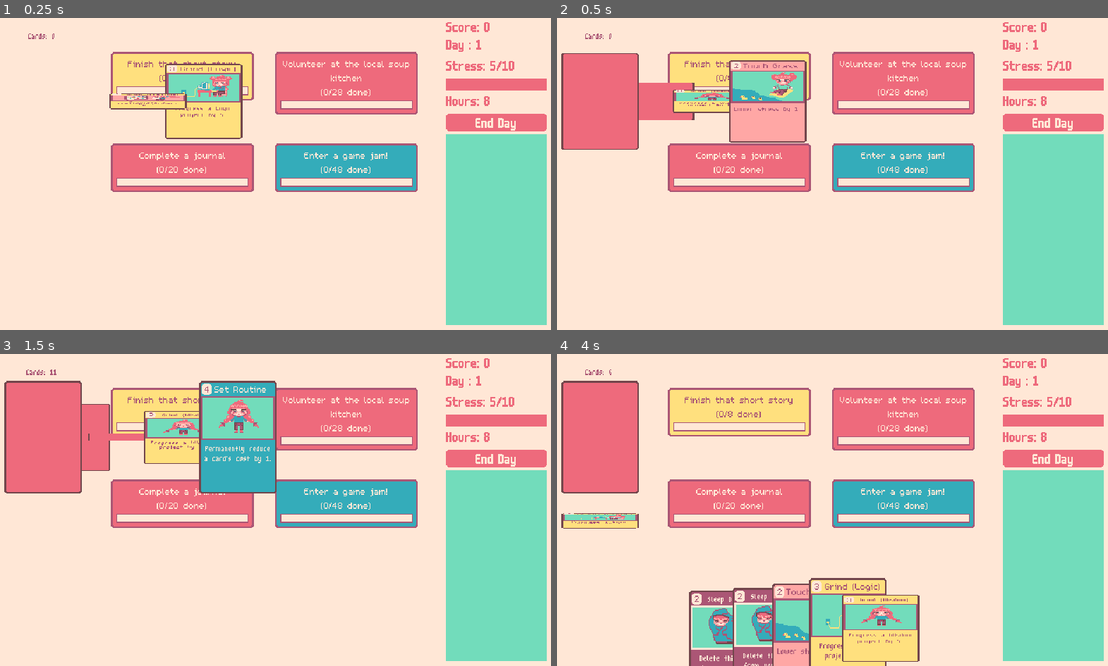
Above: before the commit, frames 1-4 (two rows, left to right).
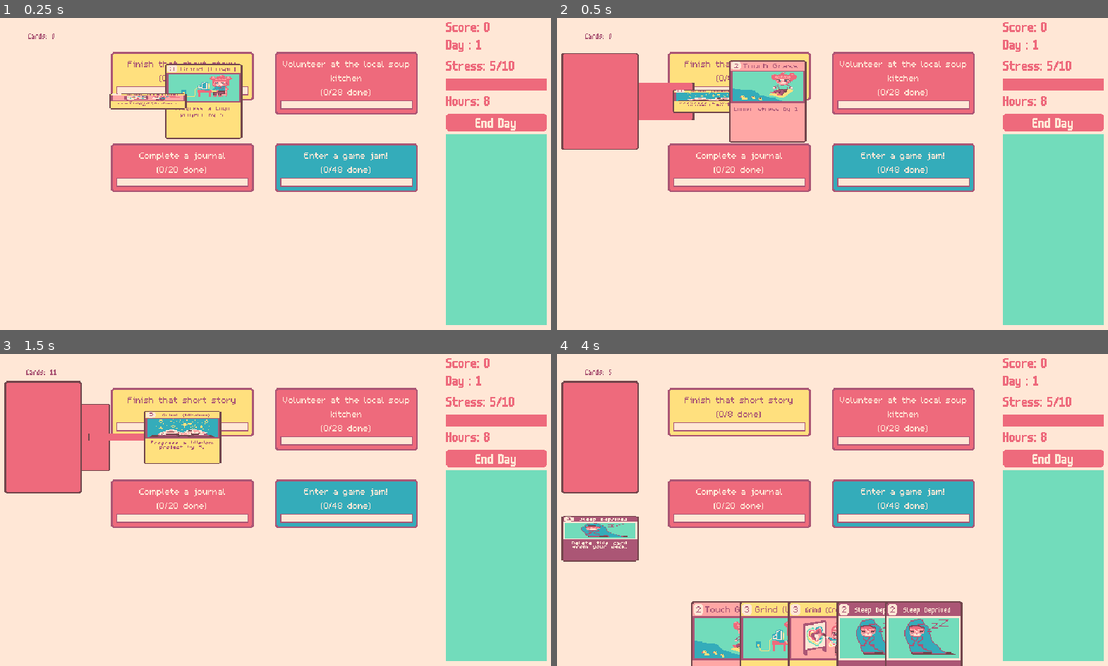
Above: after the commit, the same moments.

Repository: robert-brosh23/DeckbuilderGame
Game: Godot game, scene res://main.tscn
Same seed, same stepped clock (60 frames per second), same inputs: the game is played once before the commit and once after it.
Inputs (mouse positions are in pixels of both pictures, inside the frame that each line leads up to):
- Up to frame 1 (0.25 s): no input
- Up to frame 2 (0.5 s): no input
- Up to frame 3 (1.5 s): click "End Day" at 0.5 s; click "End Day" at 1.25 s
- Up to frame 4 (4 s): click "End Day" at 2 s; move the mouse to (948, 491) at 2.77 s; click (948, 491) at 2.85 s; move the mouse to (711, 522) at 3.52 s; tap E (discard_card_from_deck) at 3.6 s

Frame 1 is identical in both runs. In frame 2, 0.3% of the frame differs, in the area x 21-32%, y 23-27%; in frame 3, 5.5%; in frame 4, 13%, in the area x 0-74%, y 4-100%.

Commit message:
added help arrow

Diff:
--- a/card/card_data/cards/creativity/glass_half_full.tres
+++ b/card/card_data/cards/creativity/glass_half_full.tres
@@ -1,6 +1,6 @@
 [gd_resource type="Resource" script_class="CardData" load_steps=3 format=3 uid="uid://g20vu1qqcxnt"]
 
-[ext_resource type="Texture2D" uid="uid://cd34egmfo5hhk" path="res://sprites/correctbasicgirly.png" id="1_kipny"]
+[ext_resource type="Texture2D" uid="uid://bh38x5cjo3gam" path="res://sprites/glass_full.png" id="1_kipny"]
 [ext_resource type="Script" uid="uid://bevi4n8n1jvud" path="res://card/card_data/card_data.gd" id="1_voprx"]
 
 [resource]
--- a/card/card_data/cards/creativity/grind_wisdom.tres
+++ b/card/card_data/cards/creativity/grind_wisdom.tres
@@ -1,6 +1,6 @@
 [gd_resource type="Resource" script_class="CardData" load_steps=3 format=3 uid="uid://dgnmvt42bjhsg"]
 
-[ext_resource type="Texture2D" uid="uid://cd34egmfo5hhk" path="res://sprites/correctbasicgirly.png" id="1_jm1q0"]
+[ext_resource type="Texture2D" uid="uid://c0rsgemn1gwc1" path="res://sprites/grind_wisdom.png" id="1_jm1q0"]
 [ext_resource type="Script" uid="uid://bevi4n8n1jvud" path="res://card/card_data/card_data.gd" id="1_qdqpt"]
 
 [resource]
--- a/card/card_data/cards/creativity/inspired_wisdom.tres
+++ b/card/card_data/cards/creativity/inspired_wisdom.tres
@@ -1,6 +1,6 @@
 [gd_resource type="Resource" script_class="CardData" load_steps=3 format=3 uid="uid://mkwygcciqnja"]
 
-[ext_resource type="Texture2D" uid="uid://cd34egmfo5hhk" path="res://sprites/correctbasicgirly.png" id="1_68ylt"]
+[ext_resource type="Texture2D" uid="uid://c0rsgemn1gwc1" path="res://sprites/grind_wisdom.png" id="1_68ylt"]
 [ext_resource type="Script" uid="uid://bevi4n8n1jvud" path="res://card/card_data/card_data.gd" id="1_ufydt"]
 
 [resource]
--- a/game_manager/game_manager.tscn
+++ b/game_manager/game_manager.tscn
@@ -7,7 +7,6 @@
 [ext_resource type="Resource" uid="uid://dgnmvt42bjhsg" path="res://card/card_data/cards/creativity/grind_wisdom.tres" id="5_fjsdi"]
 [ext_resource type="Resource" uid="uid://cuyftbvj6fopp" path="res://card/card_data/cards/obstacle/sleep_deprived.tres" id="6_kkxic"]
 [ext_resource type="Resource" uid="uid://bc6kekq6f0g7t" path="res://card/card_data/cards/wisdom/touch_grass.tres" id="7_d3erd"]
-[ext_resource type="Resource" uid="uid://pfd0d6eoesty" path="res://card/card_data/cards/logic/routine.tres" id="8_fjsdi"]
 
 [node name="GameManager" type="Control" groups=["game_manager"]]
 z_index = 2
@@ -17,4 +16,4 @@
 anchor_right = 1.0
 grow_horizontal = 0
 script = ExtResource("1_ong7i")
-card_data_debug = Array[ExtResource("2_q7vcu")]([ExtResource …(211 unchanged characters)… ource("4_r63pj"), ExtResource("5_fjsdi"), ExtResource("8_fjsdi")])
+card_data_debug = Array[ExtResource("2_q7vcu")]([ExtResource …(211 unchanged characters)… ource("4_r63pj"), ExtResource("5_fjsdi")])
--- a/ui/main_ui/main_ui.gd
+++ b/ui/main_ui/main_ui.gd
@@ -7,6 +7,8 @@
 @onready var day_label := $"MarginContainer/VBoxContainer2/HBoxContainer3/Day Label"
 @onready var score_label := $MarginContainer/VBoxContainer2/ScoreLabel
 @export var end_day_button : Button
+@export var animation_player : AnimationPlayer
+@export var big_arrow : TextureRect
 
 var shake_stress_label = false
 
@@ -14,6 +16,9 @@
 	end_day_button.focus_mode = FOCUS_NONE
 	stress_accumulation_bar.max_value = GameManager.MAX_STRESS
 	stress_accumulation_bar.value = 0
+	big_arrow.visible = false
+	animation_player.play("wave_arrow")
+	SignalBus.card_played.connect(_check_cards_playable)
 
 func set_hours_label(hours: int):
 	hours_label.text = "Hours: " + str(hours)
@@ -53,8 +58,15 @@
 func _on_end_day_button_pressed() -> void:
 	if !CardsController.receiving_input():
 		return
+	big_arrow.visible = false
 	GameManager.go_to_next_day()
 
 func _tween_progress_bar(bar: ProgressBar, new_value: float, duration: float = 0.5) -> void:
 	var tween := get_tree().create_tween()
 	await tween.tween_property(bar, "value", new_value, duration).set_trans(Tween.TRANS_LINEAR).finished
+
+func _check_cards_playable(c: Card, project: Project):
+	for card in CardsCollection.cards_in_hand:
+		if card. card.cost <= GameManager.hours:
+			return
+	big_arrow.visible = true
--- a/ui/main_ui/main_ui.tscn
+++ b/ui/main_ui/main_ui.tscn
@@ -1,8 +1,9 @@
-[gd_scene load_steps=9 format=3 uid="uid://bwina4q0qfyxh"]
+[gd_scene load_steps=13 format=3 uid="uid://bwina4q0qfyxh"]
 
 [ext_resource type="Script" uid="uid://cyk53h2et7dc" path="res://ui/main_ui/main_ui.gd" id="1_7miss"]
 [ext_resource type="FontFile" uid="uid://b5jqc46nd8338" path="res://fonts/m6x11.ttf" id="2_3jxcf"]
 [ext_resource type="FontFile" uid="uid://b0rxba54kbo4h" path="res://fonts/m6x11plus.ttf" id="3_3jxcf"]
+[ext_resource type="Texture2D" uid="uid://d38jt2m2wg36" path="res://sprites/big_upwards_arrow.png" id="4_bsycw"]
 
 [sub_resource type="StyleBoxFlat" id="StyleBoxFlat_df82o"]
 bg_color = Color(0.933333, 0.415686, 0.486275, 1)
@@ -36,7 +37,45 @@
 corner_radius_bottom_left = 4
 anti_aliasing = false
 
-[node name="MainUi" type="Control" node_paths=PackedStringArray("end_day_button") groups=["main_ui"]]
+[sub_resource type="Animation" id="Animation_bp13i"]
+resource_name = "wave_arrow"
+length = 2.0
+loop_mode = 1
+tracks/0/type = "value"
+tracks/0/imported = false
+tracks/0/enabled = true
+tracks/0/path = NodePath("MarginContainer/VBoxContainer2/Spacer:custom_minimum_size")
+tracks/0/interp = 2
+tracks/0/loop_wrap = true
+tracks/0/keys = {
+"times": PackedFloat32Array(0, 1, 2),
+"transitions": PackedFloat32Array(1, 1, 1),
+"update": 0,
+"values": [Vector2(0, 0), Vector2(0, 20), Vector2(0, 0)]
+}
+
+[sub_resource type="Animation" id="Animation_c7c5c"]
+length = 0.001
+tracks/0/type = "value"
+tracks/0/imported = false
+tracks/0/enabled = true
+tracks/0/path = NodePath("MarginContainer/VBoxContainer2/Spacer:custom_minimum_size")
+tracks/0/interp = 1
+tracks/0/loop_wrap = true
+tracks/0/keys = {
+"times": PackedFloat32Array(0),
+"transitions": PackedFloat32Array(1),
+"update": 0,
+"values": [Vector2(0, 5)]
+}
+
+[sub_resource type="AnimationLibrary" id="AnimationLibrary_rrkyi"]
+_data = {
+&"RESET": SubResource("Animation_c7c5c"),
+&"wave_arrow": SubResource("Animation_bp13i")
+}
+
+[node name="MainUi" type="Control" node_paths=PackedStringArray("end_day_button", "animation_player", "big_arrow") groups=["main_ui"]]
 layout_mode = 3
 anchors_preset = 15
 anchor_right = 1.0
@@ -46,6 +85,8 @@
 mouse_filter = 2
 script = ExtResource("1_7miss")
 end_day_button = NodePath("MarginContainer/VBoxContainer2/End Day Button")
+animation_player = NodePath("AnimationPlayer")
+big_arrow = NodePath("MarginContainer/VBoxContainer2/HBoxContainer4/Arrow")
 
 [node name="MarginContainer" type="MarginContainer" parent="."]
 layout_mode = 1
@@ -129,4 +170,23 @@
 theme_override_styles/normal = SubResource("StyleBoxFlat_bsycw")
 text = "End Day"
 
+[node name="Spacer" type="ColorRect" parent="MarginContainer/VBoxContainer2"]
+custom_minimum_size = Vector2(0, 5)
+layout_mode = 2
+color = Color(1, 1, 1, 0)
+
+[node name="HBoxContainer4" type="HBoxContainer" parent="MarginContainer/VBoxContainer2"]
+layout_mode = 2
+alignment = 1
+
+[node name="Arrow" type="TextureRect" parent="MarginContainer/VBoxContainer2/HBoxContainer4"]
+layout_mode = 2
+texture = ExtResource("4_bsycw")
+stretch_mode = 2
+
+[node name="AnimationPlayer" type="AnimationPlayer" parent="."]
+libraries = {
+&"": SubResource("AnimationLibrary_rrkyi")
+}
+
 [connection signal="pressed" from="MarginContainer/VBoxContainer2/End Day Button" to="." method="_on_end_day_button_pressed"]
Not shown, changed: export_presets.cfg
Not shown: 1 places in game_manager/game_manager.tscn that only renumber resources
Binary file added: sprites/big_upwards_arrow.png
Not shown, added: sprites/big_upwards_arrow.png.import
Binary file added: sprites/glass_full.png
Not shown, added: sprites/glass_full.png.import
Binary file added: sprites/grind_wisdom.png
Not shown, added: sprites/grind_wisdom.png.import
